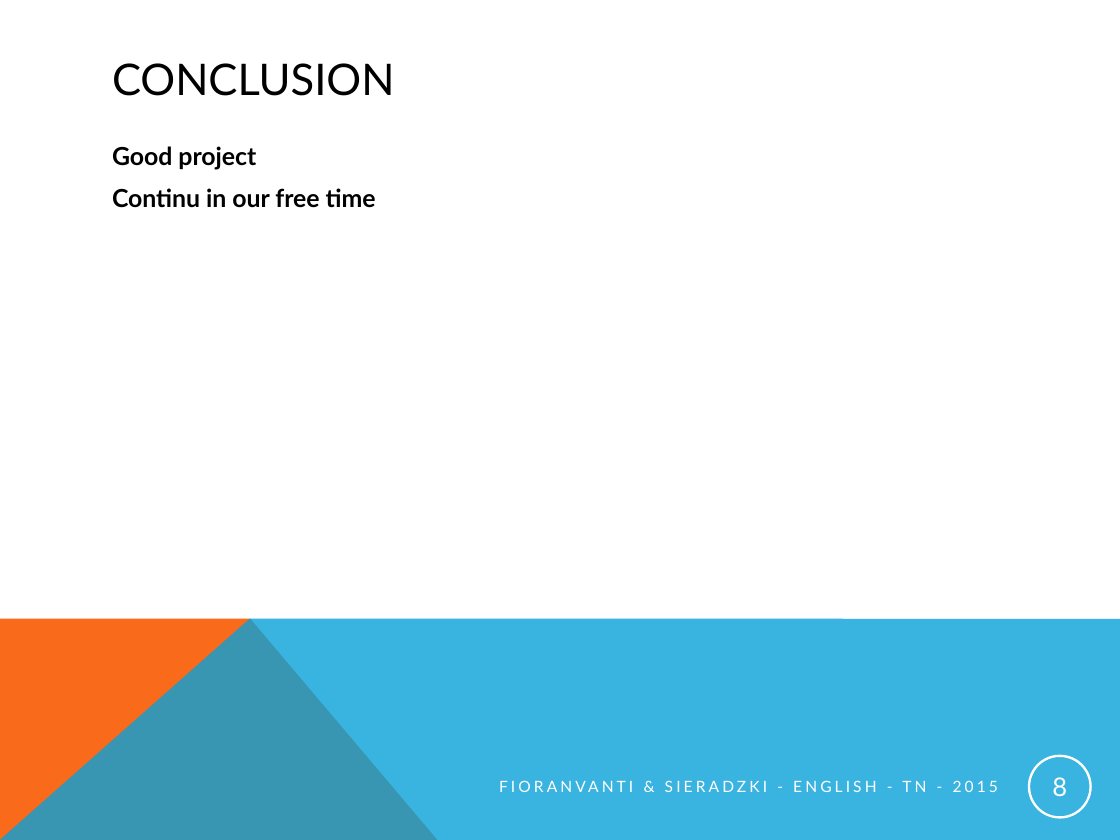
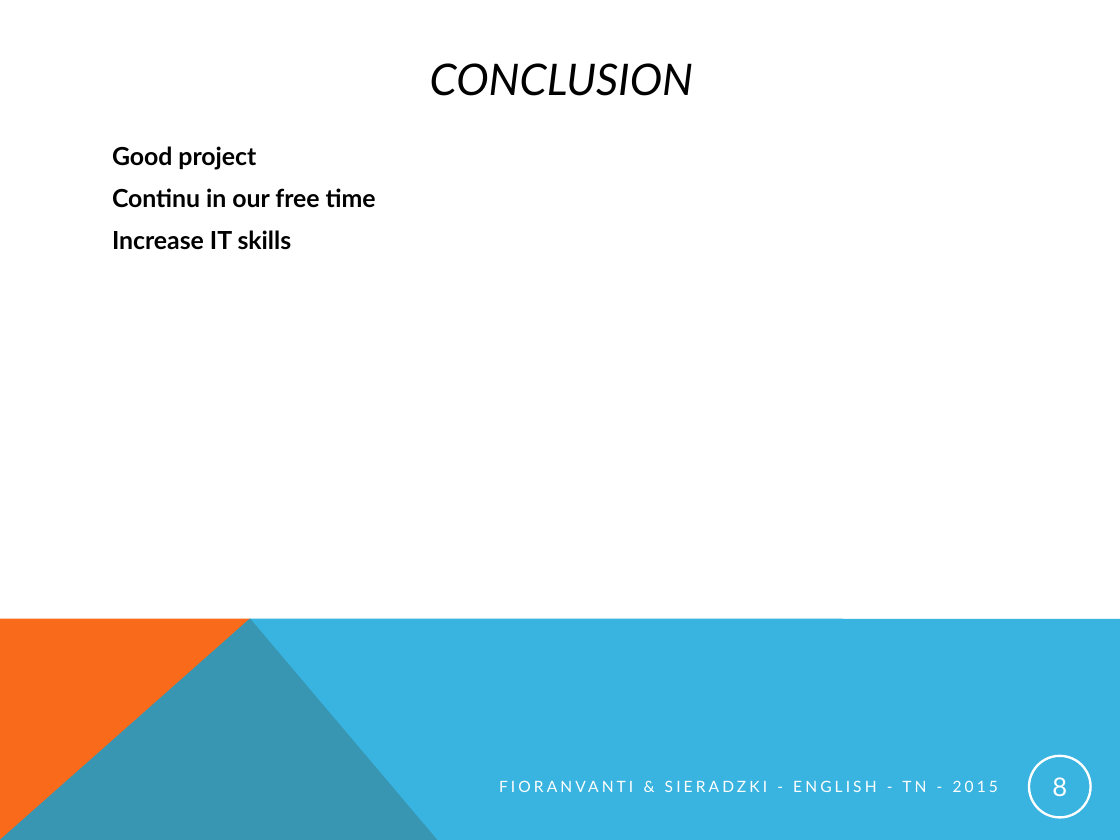
Before and after one commit to pINKmUNster/Projet_Anglais, a slide deck: slide 8 of English_presentation_project.pptx. Drawn at 1120x840 pixels with LibreOffice and Linux fonts; fonts in the diff are those of the drawing. Boxes give left, top, right and bottom in pixels: in the first picture for what was removed or moved away, otherwise in the second. Text is boxed around its words. In the diff, an @@ line names an element or a change of style, - is before the commit and + after.

```diff
--- a/English_presentation_project.pptx
+++ b/English_presentation_project.pptx
@@ title "CONCLUSION" at [430, 63, 693, 96]: italic on; alignment left to centre @@
@@ text at [112, 230, 292, 250]: paragraph added @@
+Increase IT skills
```
Also in this commit, not shown: 7 other slides changed.
